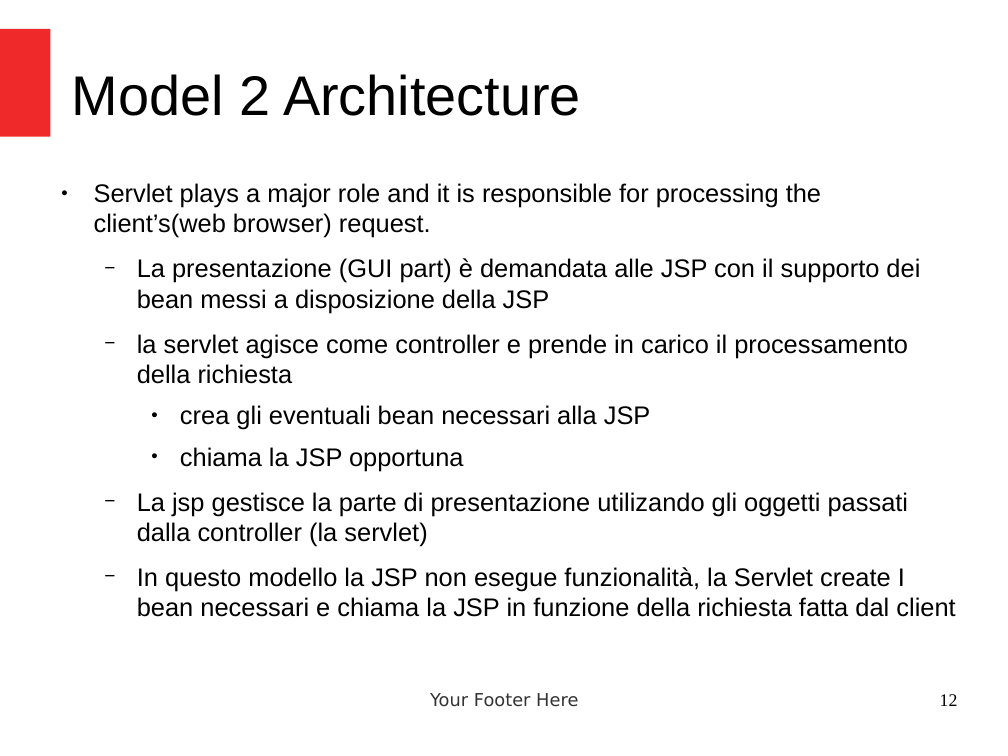
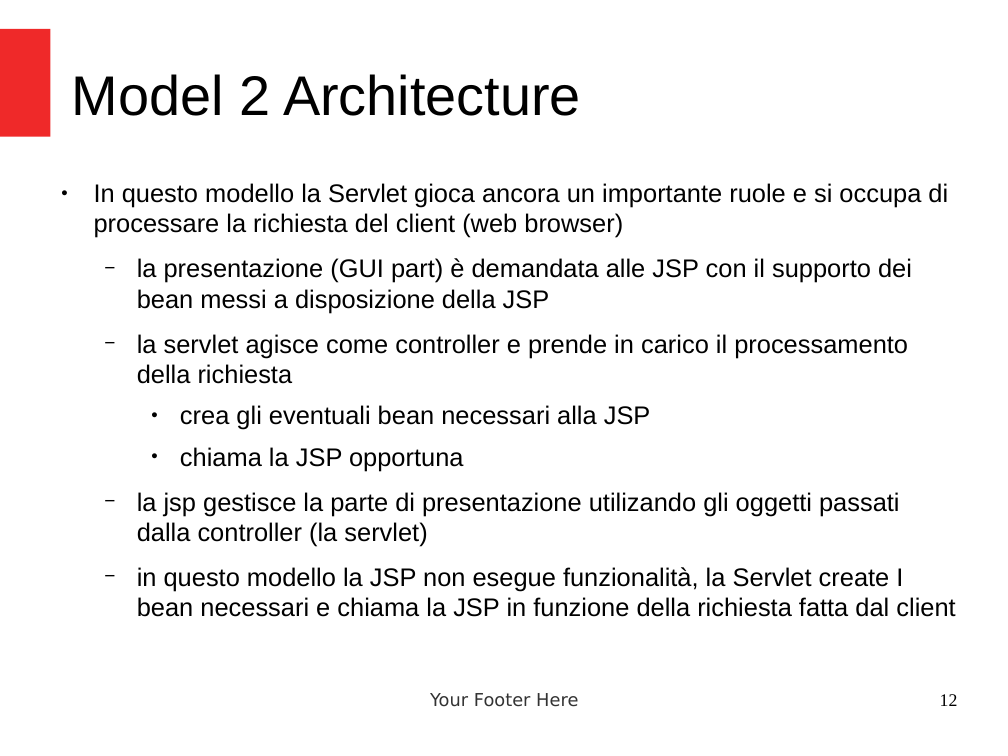
Before and after one commit to criluc/servlet-jsp-tutorial, a slide deck: slide 12 of Introduzione a JSP e Java MVC.odp. Drawn at 1008x756 pixels with LibreOffice and Linux fonts; fonts in the diff are those of the drawing. Boxes give left, top, right and bottom in pixels: in the first picture for what was removed or moved away, otherwise in the second. Text is boxed around its words. In the diff, an @@ line names an element or a change of style, - is before the commit and + after.

```diff
--- a/Introduzione a JSP e Java MVC.odp
+++ b/Introduzione a JSP e Java MVC.odp
@@ text at (x1=94, y1=183, x2=948, y2=313): text changed @@
-● Servlet plays a major role and it is responsible for processing the client’s(web browser) request.
-  − La presentazione (GUI part) è demandata alle JSP con il supporto dei bean messi a disposizione della JSP
+● In questo modello la Servlet gioca ancora un importante ruole e si occupa di processare la richiesta del client (web browser)
+  − la presentazione (GUI part) è demandata alle JSP con il supporto dei bean messi a disposizione della JSP
@@ text at (x1=137, y1=492, x2=955, y2=617): text changed @@
-  − La jsp gestisce la parte di presentazione utilizando gli oggetti passati dalla controller (la servlet)
-  − In questo modello la JSP non esegue funzionalità, la Servlet create I bean necessari e chiama la JSP in funzione della richiesta fatta dal client
+  − la jsp gestisce la parte di presentazione utilizando gli oggetti passati dalla controller (la servlet)
+  − in questo modello la JSP non esegue funzionalità, la Servlet create I bean necessari e chiama la JSP in funzione della richiesta fatta dal client
```
Also in this commit, not shown: 5 other slides changed.
